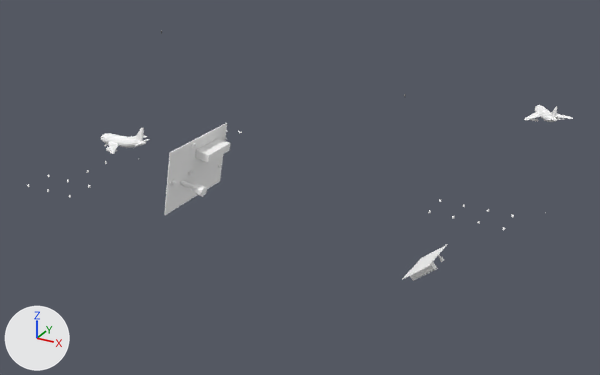
Two versions of the glTF model ar-playground/models/p1ar3.glb, one commit apart.
Before and after are seen from a 50 mm lens placed at (68.1, -164.1, 85.0), pointed at (-17.0, -9.4, 7.6). The axes (+X, +Y, +Z) are drawn at lower left. The lights are the same throughout. Where no turn or scale is listed for an object, it has been applied to the vertices.

In view in the first picture: 'Airportsetup_page_3:Layer1', 'Suvarnabhumi_Airport_Page_3', 'cute_plane_(1)'.
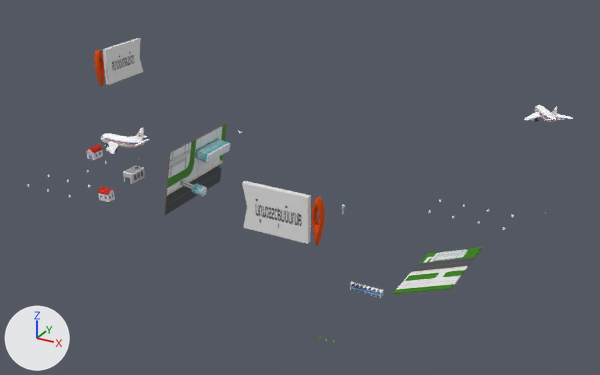
Pixel boxes [x1, y1, x2, y2] of what changed, in the pictures (600 x 375 px):
'Pin2', added: after [242, 181, 325, 246]
'Airportsetup_page_3:Layer1', surface changed: [164, 123, 230, 215] in both
'floor', added: after [392, 247, 482, 294]
'Pin', added: after [94, 38, 143, 86]
'Suvarnabhumi_Airport_Page_3', deleted: before [403, 244, 448, 281]
'Airportsetup_page_3:Layer7', added: after [123, 165, 145, 184]
'build', added: after [350, 281, 384, 298]
'Airportsetup_page_3:Layer6', added: after [98, 186, 115, 202]
'Airportsetup_page_3:Layer5', added: after [86, 144, 103, 160]

Patch to the scene script:
```diff
--- a/ar-playground/models/p1ar3.glb.py
+++ b/ar-playground/models/p1ar3.glb.py
@@ mat_airport @@
 mat_airport = principled_material('Airport')
-mat_airport.base_color = (1.0, 1.0, 1.0)  # white #ffffff
+mat_airport.texture = img_donmuang_bg_jpg
 mat_airport.metallic = 0.4
@@ ob_suvarnabhumi_airport_page_3 @@
-ob_suvarnabhumi_airport_page_3 = bpy.data.objects.new('Suvarnabhumi_Airport_Page_3', me_suvarnabhumi_airport_page_3)
@@ ob_floor @@
+ob_floor = bpy.data.objects.new('floor', me_floor)  # 8 vertices, 12 faces; spans x -5.0..7.0, y -9.7..9.7, z -1.9..2.9; in mat_floor_new (picture img_floor_p3_jpg)
+ob_floor.location = (19.6, -18.5, 0.0)
@@ ob_build @@
+ob_build = bpy.data.objects.new('build', me_build)  # 3808 vertices, 6112 faces; spans x -3.29..3.29, y -0.67..0.67, z -0.64..0.64; in mat_build_surf (picture img_suvarnabhumi_airport_uv_jpg)
+ob_build.location = (15.7, -43.7, 7.6)
@@ ob_airportsetup_page_3_layer7 @@
+ob_airportsetup_page_3_layer7 = bpy.data.objects.new('Airportsetup_page_3:Layer7', me_airportsetup_page_3_layer7)  # a box spanning x -1.38..1.38, y -2.45..2.45, z -1.6..1.02; an 8-sided cylinder along z spanning x -0.48..0.39, y 0.74..1.61, z 1.02..1.6; in mat_prop_3 (picture img_gas_tank_area_jpg_001)
+ob_airportsetup_page_3_layer7.location = (-62.0, -14.4, 3.9)
@@ ob_airportsetup_page_3_layer6 @@
+ob_airportsetup_page_3_layer6 = bpy.data.objects.new('Airportsetup_page_3:Layer6', me_airportsetup_page_3_layer6)  # 24 vertices, 44 faces; spans x -1.6..1.6, y -1.22..1.22, z -1.54..1.54; in mat_prop_2 (picture img_gas_tank_area_jpg_001)
+ob_airportsetup_page_3_layer6.location = (-59.6, -27.6, 4.1)
@@ ob_airportsetup_page_3_layer5 @@
+ob_airportsetup_page_3_layer5 = bpy.data.objects.new('Airportsetup_page_3:Layer5', me_airportsetup_page_3_layer5)  # 24 vertices, 44 faces; spans x -1.39..1.39, y -1.82..1.82, z -1.63..1.63; in mat_prop_1 (picture img_gas_tank_area_jpg_001)
+ob_airportsetup_page_3_layer5.location = (-80.9, -7.6, 4.0)
@@ ob_pin2 @@
+ob_pin2 = bpy.data.objects.new('Pin2', me_pin2)  # 272 vertices, 540 faces; spans x -9.8..6.2, y -31.6..-30.3, z -4.6..4.5; in mat_banner2 (picture img_bannerx1_jpg), mat_pin_surf_1 (orange #e55500)
+ob_pin2.location = (4.0, -19.5, 22.6)
@@ ob_pin @@
+ob_pin = bpy.data.objects.new('Pin', me_pin)  # 272 vertices, 540 faces; spans x -0.6..0.7, y -1.0..15.3, z -4.6..4.5; in mat_banner (picture img_bannerx2_jpg), mat_pin_surf (orange #e55500)
+ob_pin.location = (-69.8, -14.5, 30.2)
```
